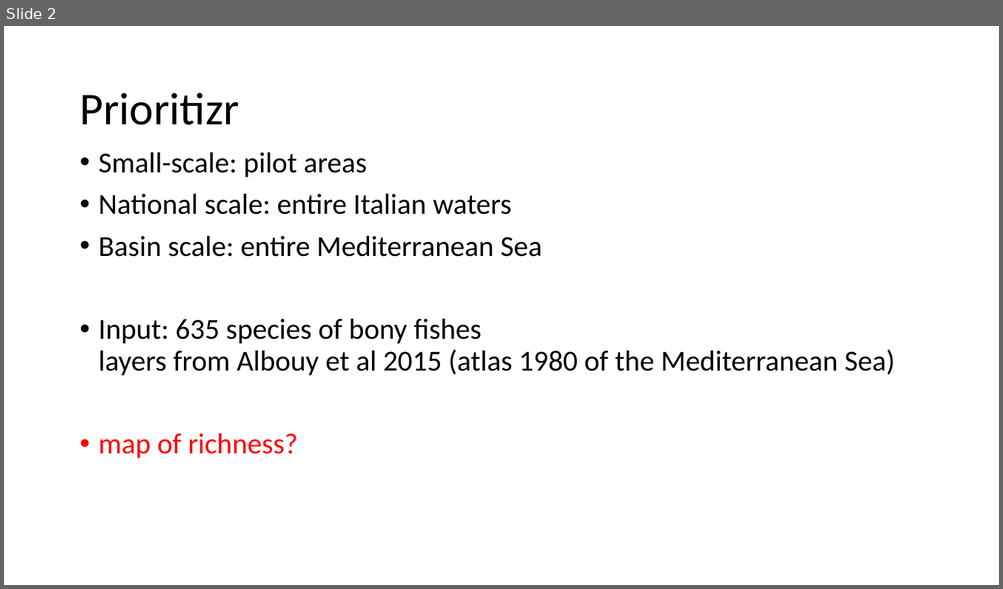
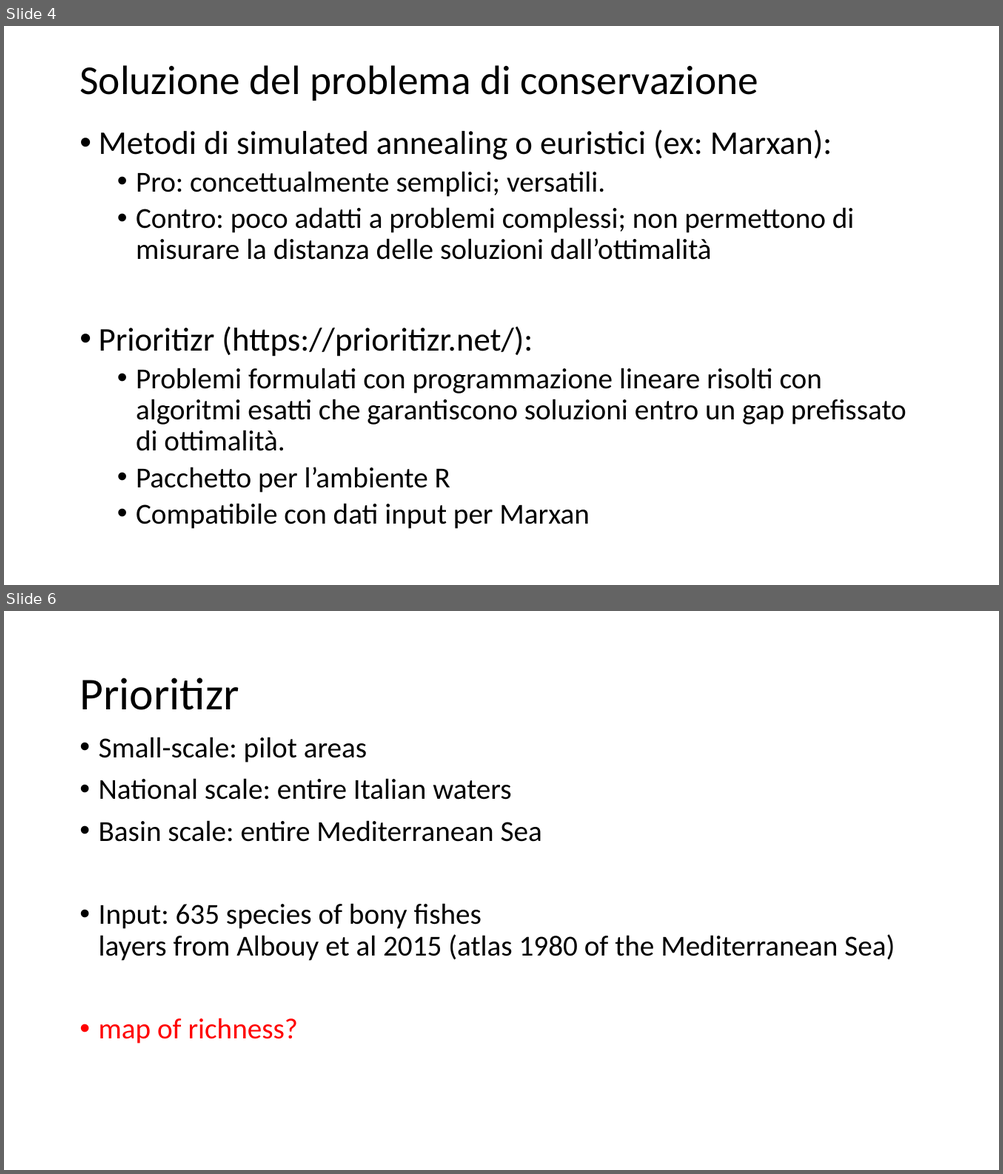
Before and after one commit to MarcoAndrello/prioritizr-spoke-2, a slide deck: Pres.pptx. Shown one above the other, each under a label of ours: slide 2 before the commit, slides 4 and 6 after it; the slides between them are not shown. The pictures are 1003x589 and 1003x1174 pixels, drawn with LibreOffice and Linux fonts; fonts in the diff are those of the drawing. Boxes give left, top, right and bottom in pixels: in the first picture for what was removed or moved away, otherwise in the second. Text is boxed around its words. In the diff, an @@ line names an element or a change of style, - is before the commit and + after.

```diff
--- a/Pres.pptx
+++ b/Pres.pptx
@@ slide 4 added at (4, 26, 999, 585), background #FFFFFF @@
@@ title added at (79, 65, 758, 101), 39.6 pt, text #000000 @@
+Soluzione del problema di conservazione
@@ text added at (99, 130, 906, 529), 28 pt, text #000000 @@
+• Metodi di simulated annealing o euristici (ex: Marxan):
+  • Pro: concettualmente semplici; versatili.
+  • Contro: poco adatti a problemi complessi; non permettono di misurare la distanza delle soluzioni dall’ottimalità
+• Prioritizr (https://prioritizr.net/):
+  • Problemi formulati con programmazione lineare risolti con algoritmi esatti che garantiscono soluzioni entro un gap prefissato di ottimalità.
+  • Pacchetto per l’ambiente R
+  • Compatibile con dati input per Marxan
@@ what was slide 2 is now slide 6 @@
```
Also in this commit, not shown: 3 other slides added.
